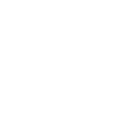
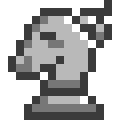
Layers edited between the first and the second 128px x 128px image:
added layer "Wildebeest" above "Camel" over [8, 0, 112, 120]
